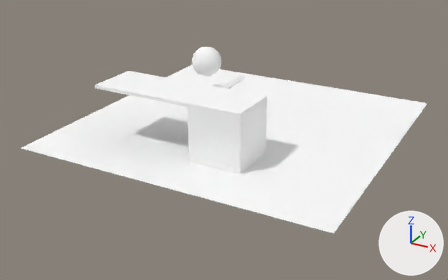
An edit to the OBJ model assets/models/probuilder_example.obj, drawn before and after from the same camera.
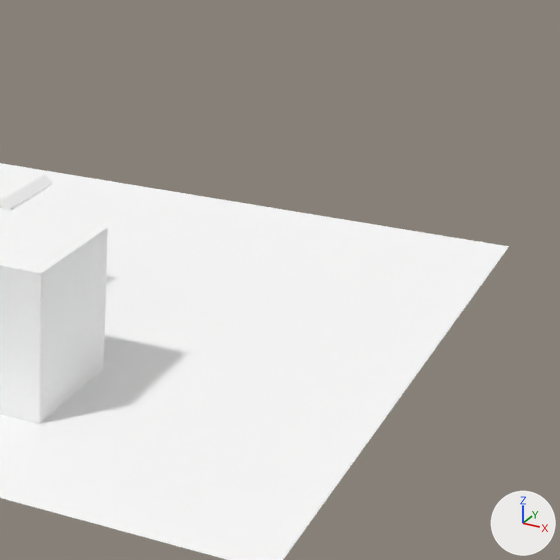
Each version is shown whole from a 50 mm lens placed at (43.7, -85.6, 39.2), pointed at (-1.0, -4.3, -1.5), then close up on the part from 50% to 100% of the width and 2% to 82% of the height. The lights are fixed; the arrows at lower right show +X, +Y and +Z. Where no turn or scale is listed for an object, it has been applied to the vertices.

The older version as bpy lines, for what is in view:
```python
me_probuilder_example = bpy.data.meshes.new('probuilder_example')
me_probuilder_example.from_pydata(...)  # 587 vertices, 602 faces; spans x -25.0..25.0, y -25.0..25.0, z 0.0..11.0
me_probuilder_example.materials.append(mat_probuilderdefault)  # white #ffffff
ob_probuilder_example = bpy.data.objects.new('probuilder_example', me_probuilder_example)
ob_probuilder_example.location = (0.0, 0.0, 0.0)
```
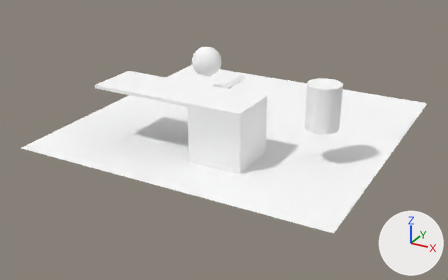
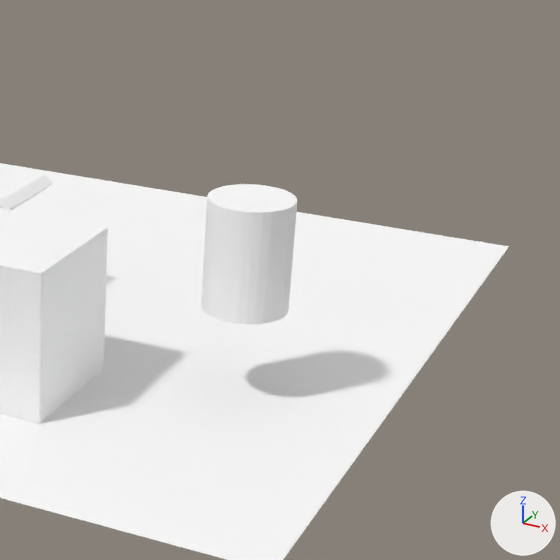
Location of each change, (x1, y1, x2, y2) in pixels of the close-ups (560 x 560 px):
part 1 of me_probuilder_example, added
    after: (201, 184, 297, 324)

Edits to the bpy script that builds the scene:
```text
Change me_probuilder_example:
    where me_probuilder_example.from_pydata(...)  # 587 vertices, 602 faces; spans x -25.0..25.0, y -25.0..25.0, z 0.0..11.0
    used by ob_probuilder_example; location = (0.0, 0.0, 0.0)
    me_probuilder_example part 1: a new loose piece, a 32-sided cylinder along z spanning x 14.0..19.0, y -9.6..-4.6, z 5.2..11.7, in mat_probuilderdefault (white #ffffff)
```
